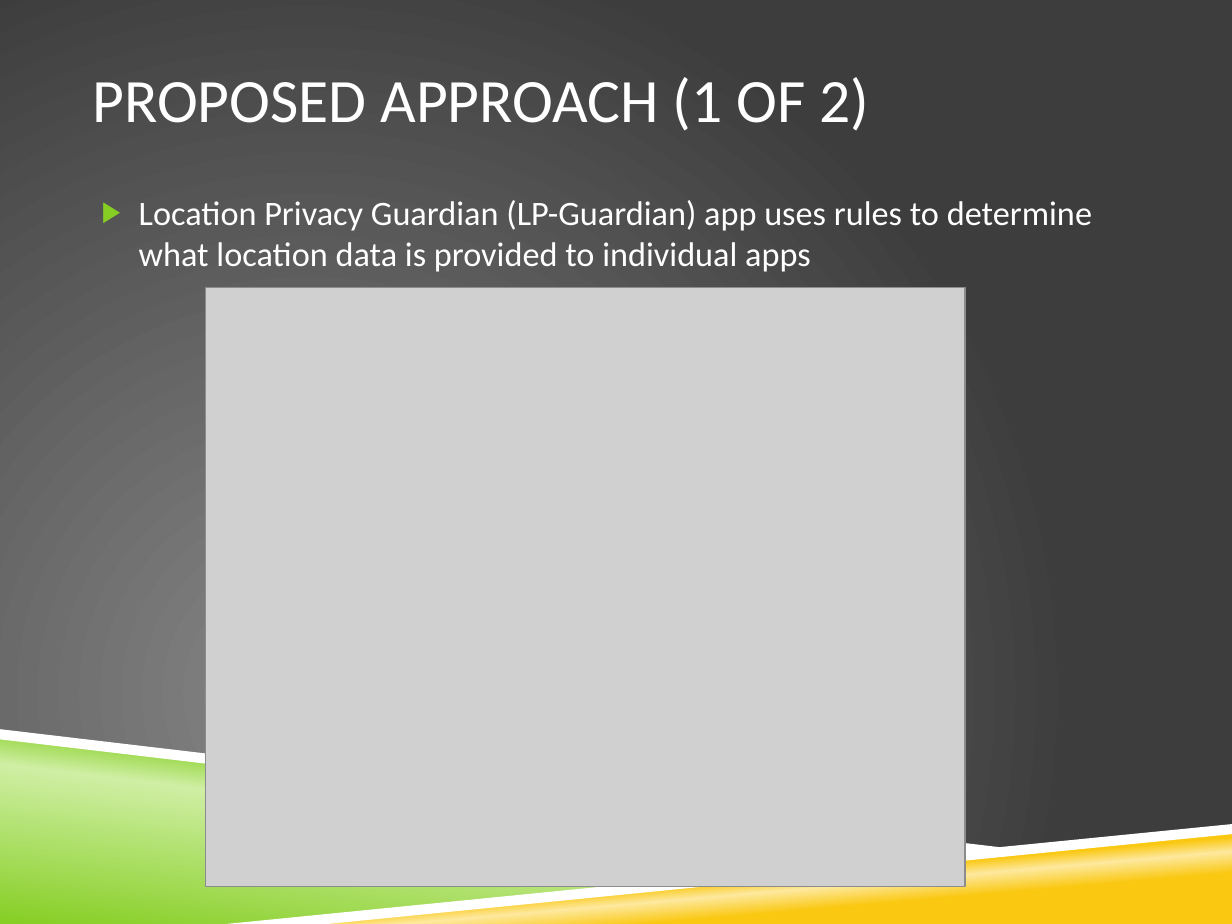
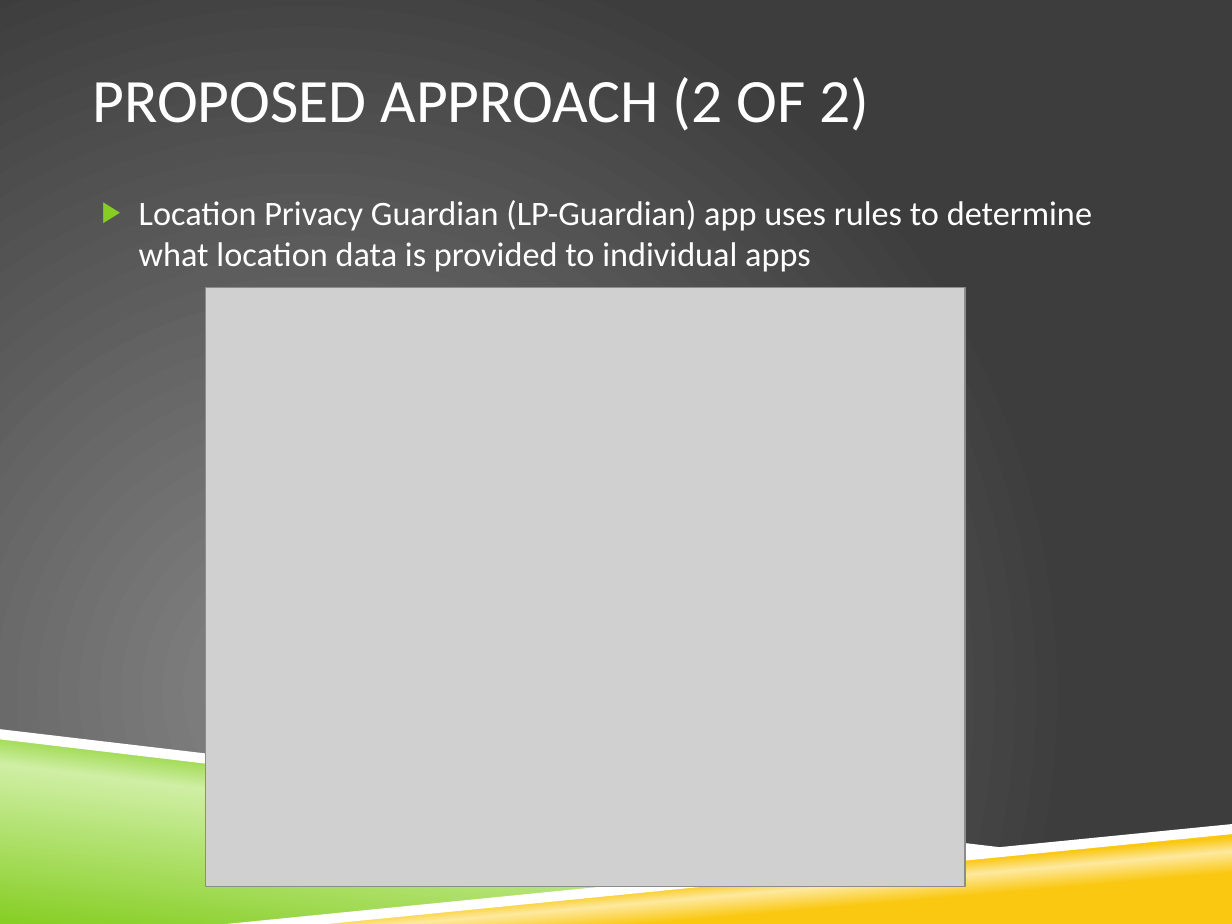
Before and after one commit to vfasburg/cse_825, a slide deck: slide 5 of PaperPresentation/Paper_Presentation_Fasburg_Reiff_Thomas.pptx. Drawn at 1232x924 pixels with LibreOffice and Linux fonts; fonts in the diff are those of the drawing; grey boxes stand for pictures; background and template pictures are left out. Boxes give left, top, right and bottom in pixels: in the first picture for what was removed or moved away, otherwise in the second. Text is boxed around its words. In the diff, an @@ line names an element or a change of style, - is before the commit and + after.

```diff
--- a/PaperPresentation/Paper_Presentation_Fasburg_Reiff_Thomas.pptx
+++ b/PaperPresentation/Paper_Presentation_Fasburg_Reiff_Thomas.pptx
@@ title at [92, 77, 870, 131]: text changed @@
-PROPOSED APPROACH (1 OF 2)
+PROPOSED APPROACH (2 OF 2)
```
Also in this commit, not shown: 1 other slide changed, 1 slide removed.
